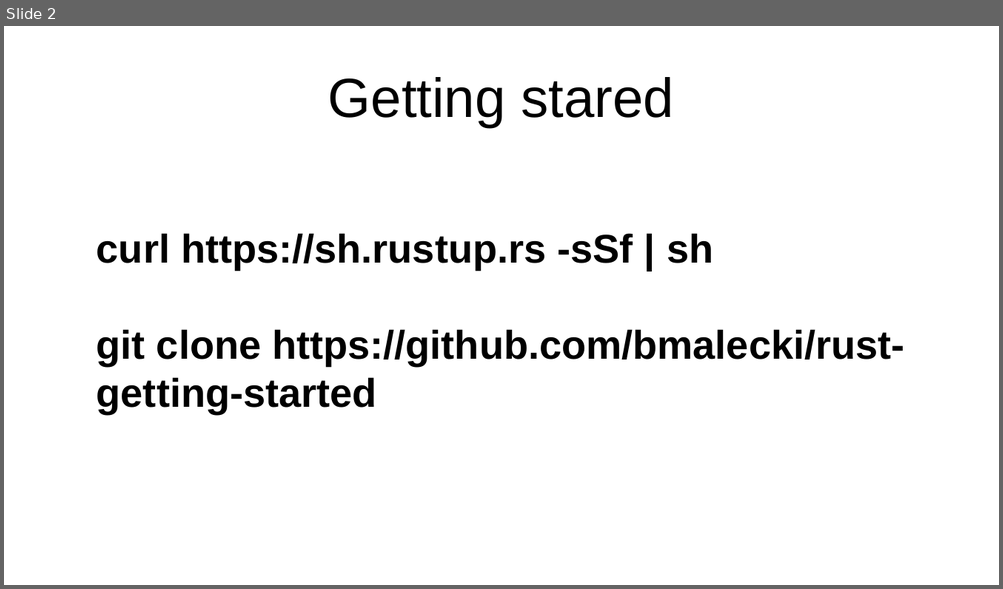
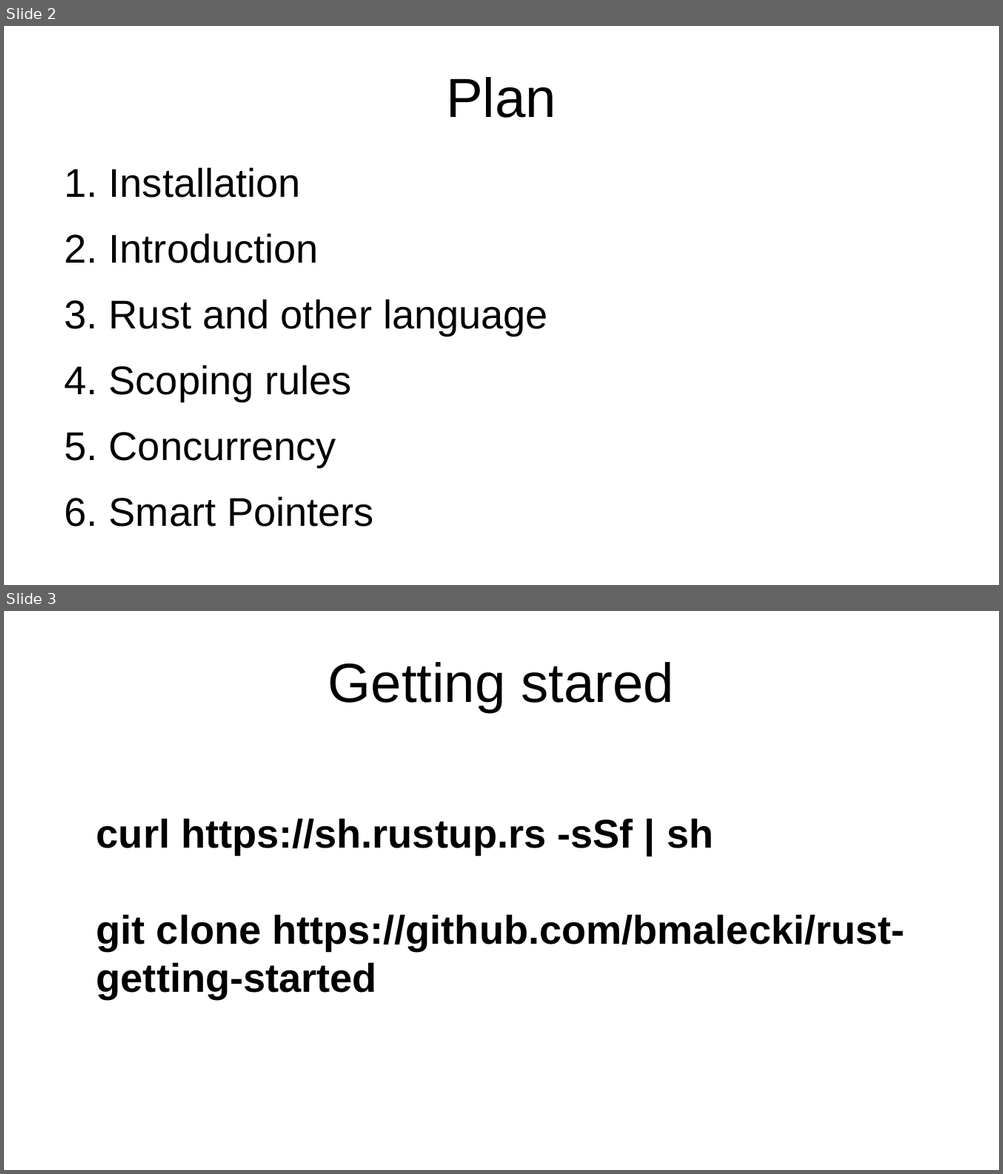
Before and after one commit to bmalecki/rust-getting-started, a slide deck: Rust-presentation.odp. Shown one above the other, each under a label of ours: slide 2 before the commit, slides 2 and 3 after it. The pictures are 1003x589 and 1003x1174 pixels, drawn with LibreOffice and Linux fonts; fonts in the diff are those of the drawing. Boxes give left, top, right and bottom in pixels: in the first picture for what was removed or moved away, otherwise in the second. Text is boxed around its words. In the diff, an @@ line names an element or a change of style, - is before the commit and + after.

```diff
--- a/Rust-presentation.odp
+++ b/Rust-presentation.odp
@@ slide 2 added at (4,26,999,585), background #FFFFFF @@
@@ title added at (446,77,556,118), 44 pt, text #000000 @@
+Plan
@@ text added at (109,167,548,527), 32 pt, text #000000 @@
+1. Installation
+2. Introduction
+3. Rust and other language
+4. Scoping rules
+5. Concurrency
+6. Smart Pointers
@@ what was slide 2 is now slide 3 @@
```
Also in this commit, not shown: 5 slides changed, 35 other slides added, 1 slide removed, 12 other files.
